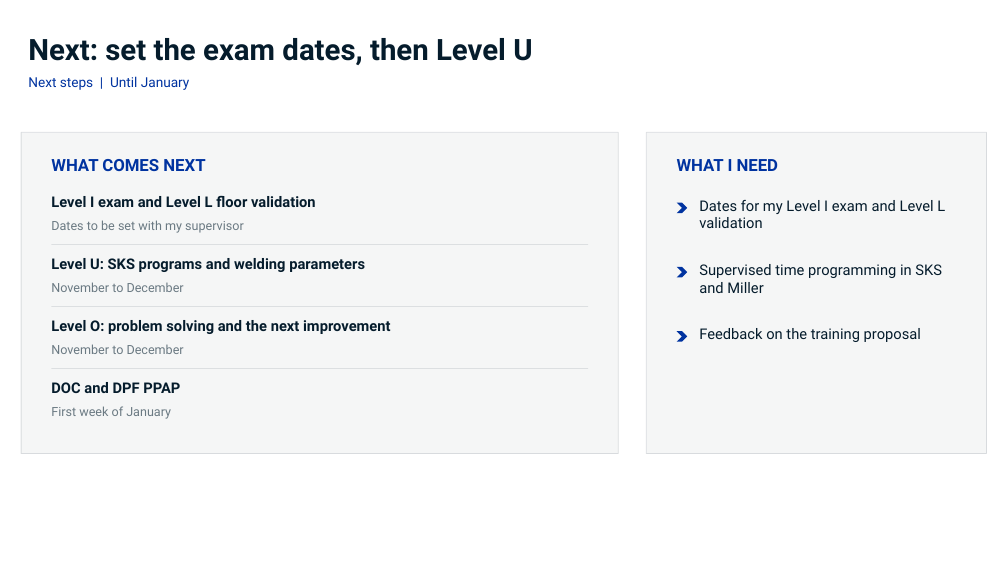
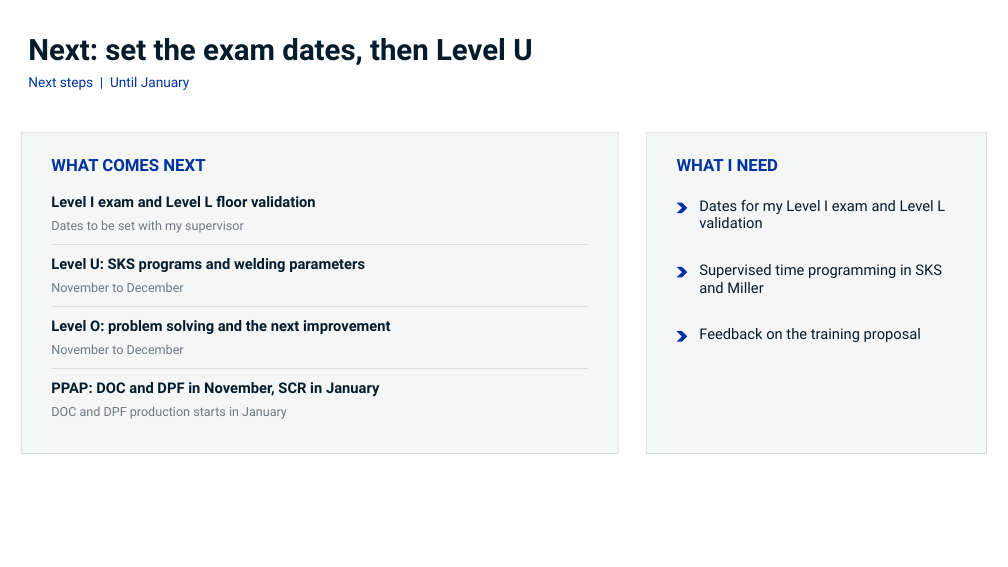
Before and after one commit to adaircarried/Claude-Design, a slide deck: slide 11 of presentations/Tenneco_FollowUp2_RoboticWelding_Diego_de_Leon.pptx. Drawn at 1008x567 pixels with LibreOffice and Linux fonts; fonts in the diff are those of the drawing; background and template pictures are left out. Boxes give left, top, right and bottom in pixels: in the first picture for what was removed or moved away, otherwise in the second. Text is boxed around its words. In the diff, an @@ line names an element or a change of style, - is before the commit and + after.

```diff
--- a/presentations/Tenneco_FollowUp2_RoboticWelding_Diego_de_Leon.pptx
+++ b/presentations/Tenneco_FollowUp2_RoboticWelding_Diego_de_Leon.pptx
@@ text at (x1=51, y1=382, x2=379, y2=396): text changed @@
-DOC and DPF PPAP
+PPAP: DOC and DPF in November, SCR in January
@@ text at (x1=51, y1=406, x2=287, y2=419): text changed @@
-First week of January
+DOC and DPF production starts in January
```
Also in this commit, not shown: 5 other slides changed, 3 other files.
